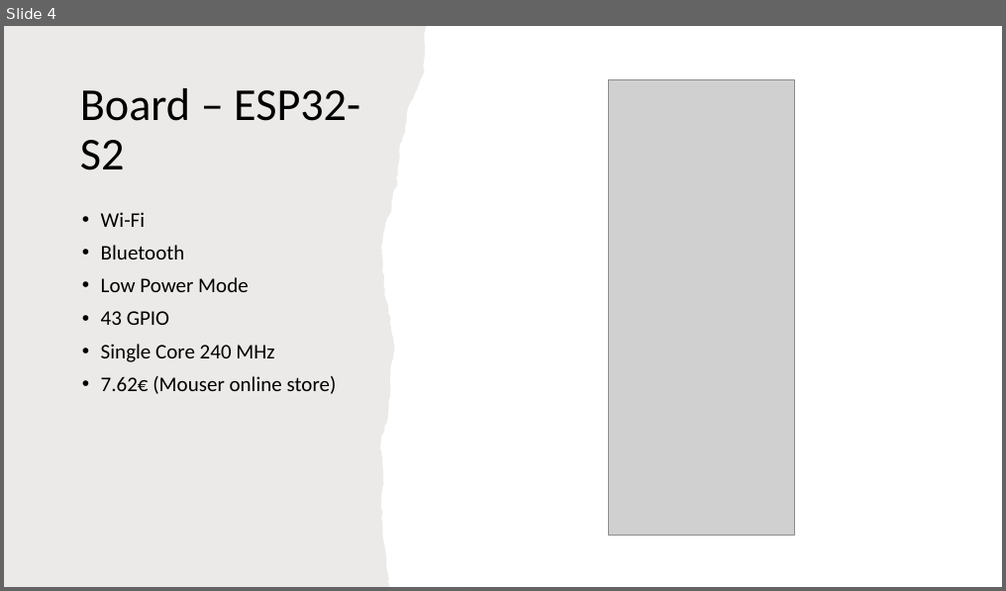
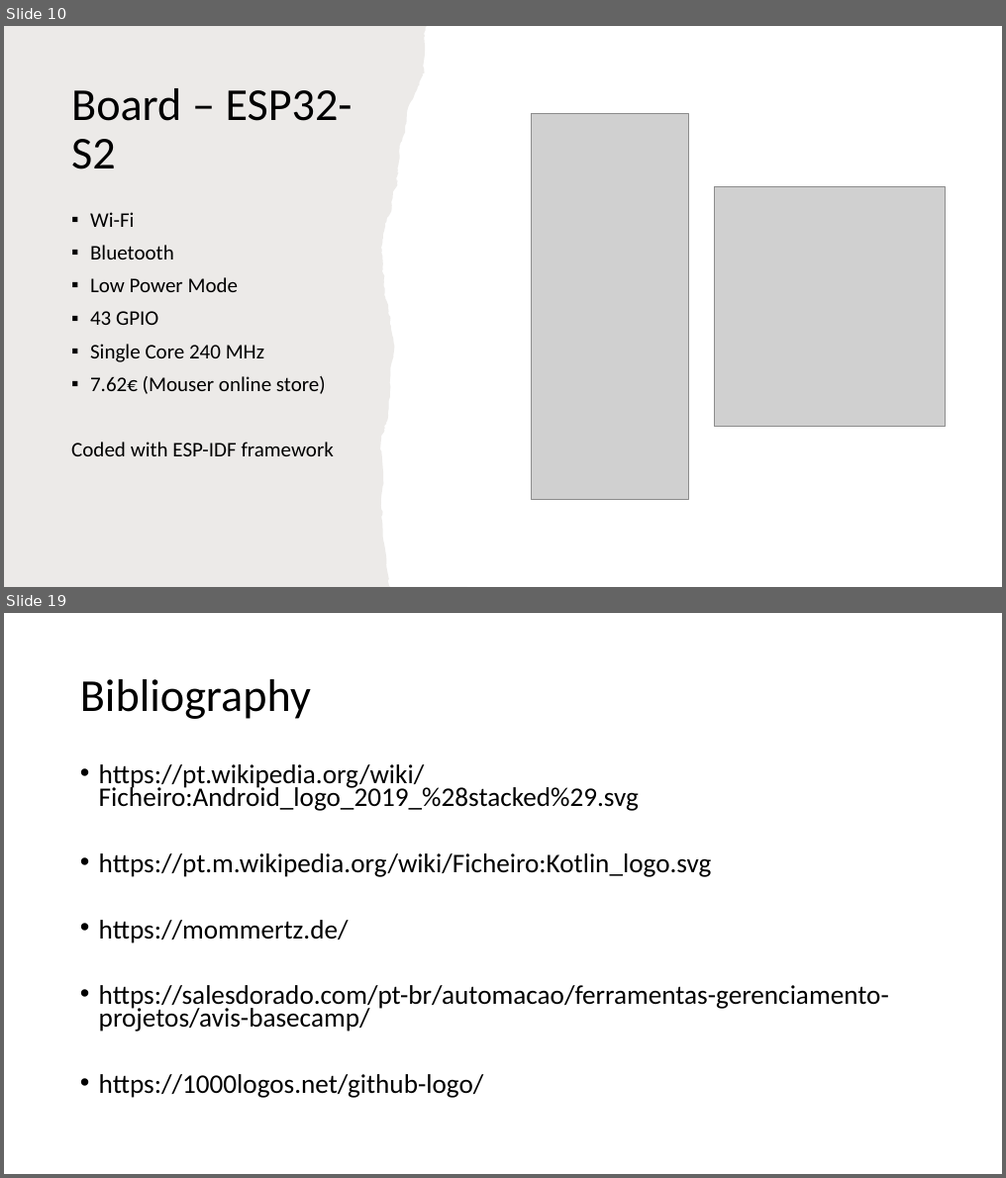
Before and after one commit to MiguelRocha2001/PS-Monitor-IoT-System, a slide deck: Presentation/Presentation.pptx. Shown one above the other, each under a label of ours: slide 4 before the commit, slides 10 and 19 after it; the slides between them are not shown. The pictures are 1006x591 and 1006x1178 pixels, drawn with LibreOffice and Linux fonts; fonts in the diff are those of the drawing; grey boxes stand for pictures. Boxes give left, top, right and bottom in pixels: in the first picture for what was removed or moved away, otherwise in the second. Text is boxed around its words. In the diff, an @@ line names an element or a change of style, - is before the commit and + after.

```diff
--- a/Presentation/Presentation.pptx
+++ b/Presentation/Presentation.pptx
@@ slide 19 added at (4,613,1002,1174), background #FFFFFF @@
@@ title added at (80,679,311,719), 44 pt, text #000000 @@
+Bibliography
@@ text added at (99,764,889,1098), 25.9 pt, text #000000 @@
+• https://pt.wikipedia.org/wiki/Ficheiro:Android_logo_2019_%28stacked%29.svg
+• https://pt.m.wikipedia.org/wiki/Ficheiro:Kotlin_logo.svg
+• https://mommertz.de/
+• https://salesdorado.com/pt-br/automacao/ferramentas-gerenciamento-projetos/avis-basecamp/
+• https://1000logos.net/github-logo/
@@ what was slide 4 is now slide 10 @@
@@ slide 10 changed as well @@
@@ title "Board – ESP32-S2": place and size @@
-title "Board – ESP32-S2" at (80,88,360,171)
+title "Board – ESP32-S2" at (71,88,352,170)
@@ picture: place and size @@
-picture at (608,79,795,535)
+picture at (531,113,689,499)
@@ picture added at (715,187,945,427) @@
@@ text "Wi-Fi": place and size @@
-text "Wi-Fi" at (101,212,337,394)
+text "Wi-Fi" at (71,212,334,457)
@@ text at (90,212,326,394): bullet • to ▪ @@
@@ text at (71,442,334,457): paragraph added @@
+Coded with ESP-IDF framework
```
Also in this commit, not shown: 2 other slides changed, 13 other slides added, 20 other files.
